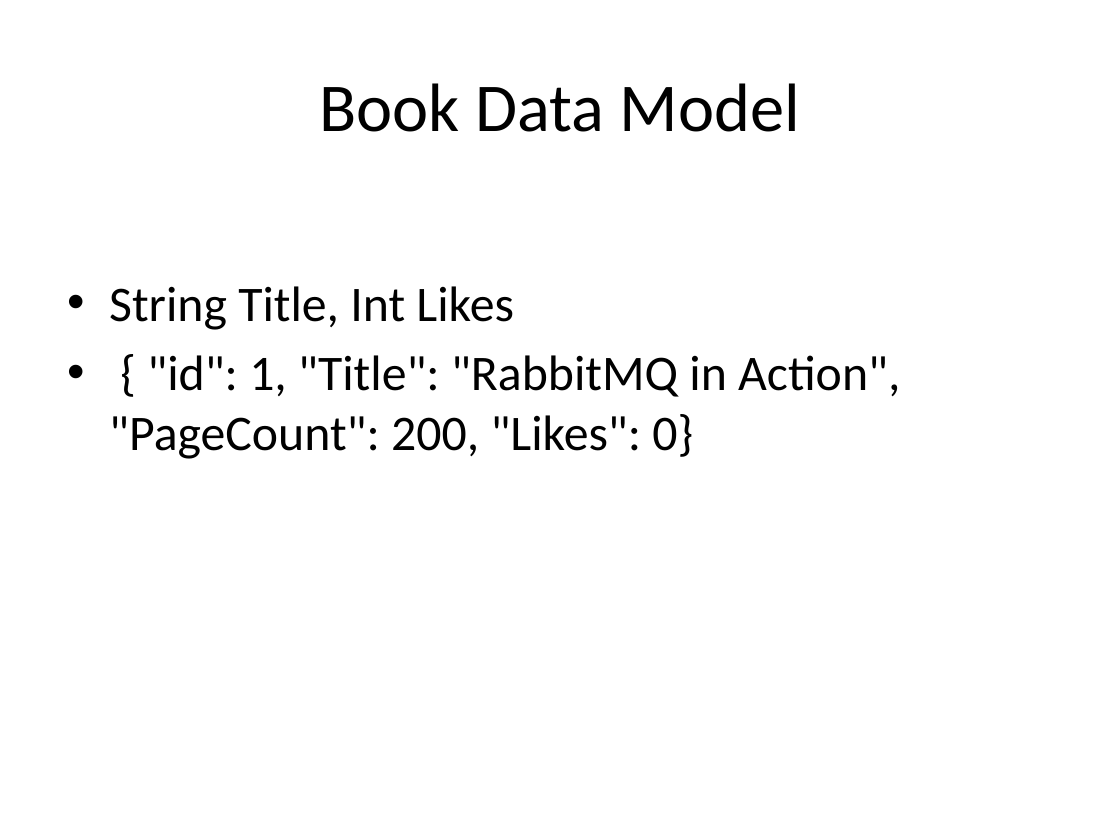
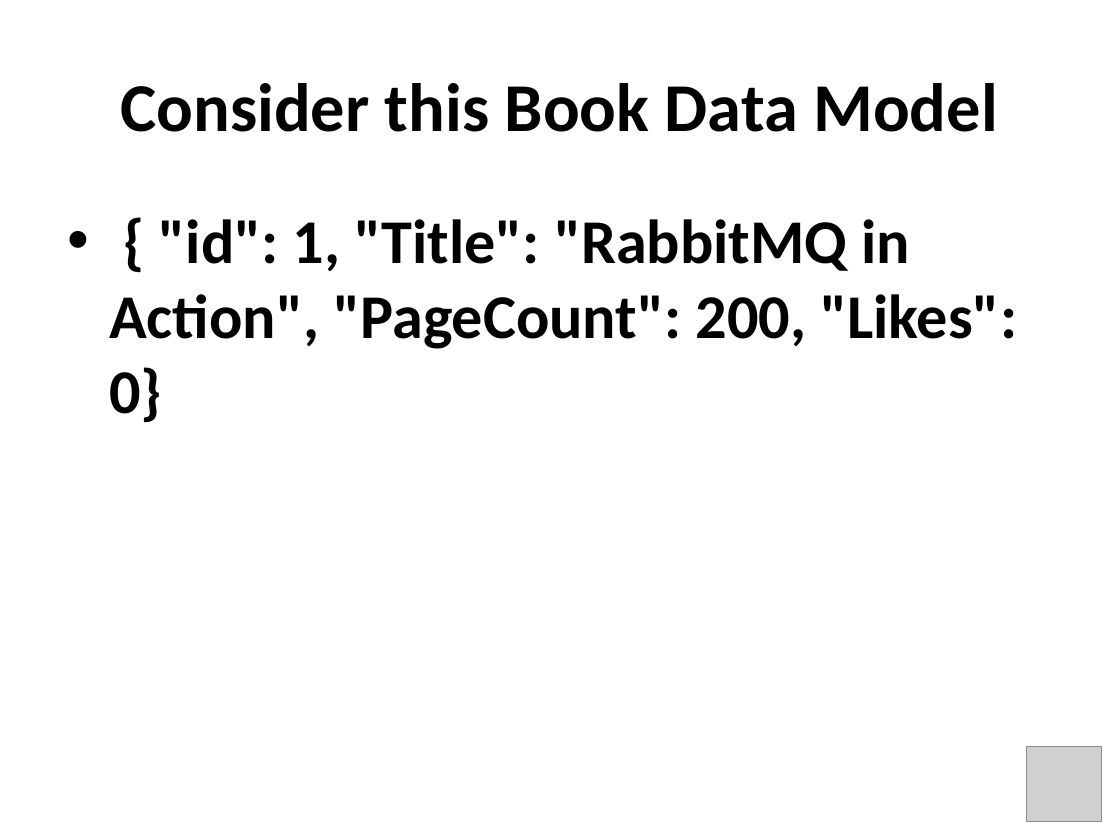
Before and after one commit to jkoynok/TechFest.BackBone, a slide deck: slide 8 of TechFest.Backbone/tf.backbone.pptx (slide 9 before the commit). Drawn at 1120x840 pixels with LibreOffice and Linux fonts; fonts in the diff are those of the drawing; grey boxes stand for pictures. Boxes give left, top, right and bottom in pixels: in the first picture for what was removed or moved away, otherwise in the second. Text is boxed around its words. In the diff, an @@ line names an element or a change of style, - is before the commit and + after.

```diff
--- a/TechFest.Backbone/tf.backbone.pptx
+++ b/TechFest.Backbone/tf.backbone.pptx
@@ title at [120, 83, 997, 132]: text changed; bold on @@
-Book Data Model
+Consider this Book Data Model
@@ text "{ "id": 1, "Title": "RabbitMQ ..." at [109, 219, 1017, 423]: size 32 to 40 pt, bold on; more space between paragraphs @@
@@ text at [109, 286, 514, 330]: paragraph removed @@
-• String Title, Int Likes
@@ picture added at [1027, 747, 1102, 822] @@
```
Also in this commit, not shown: 9 other slides changed, 5 slides added, 3 slides removed, 7 other files.
